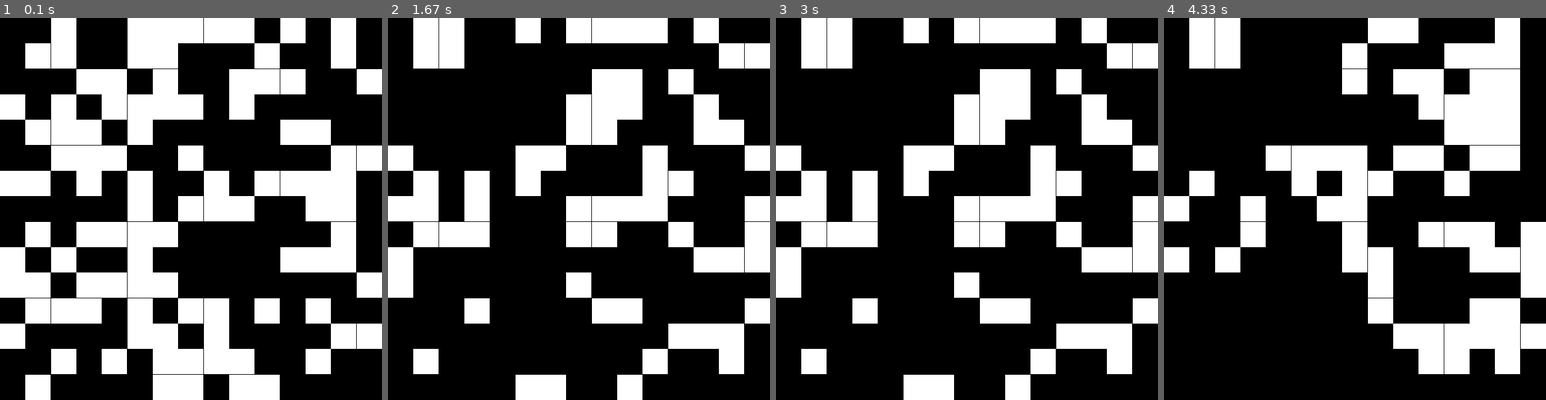
Above: before the commit, frames 1-4 (left to right).
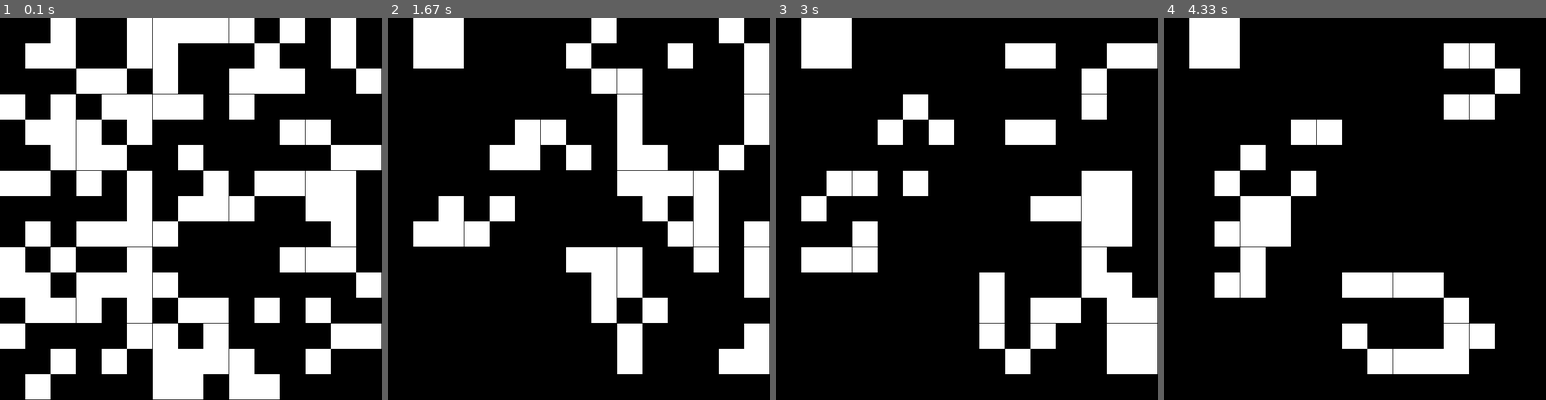
Above: after the commit, the same moments.

Repository: mea-me/ProjetS2-2026-CMI
Game: pygame game, started from pygameEntrainnement/jeu_de_la_vie_tobladz.py
Same seed, same stepped clock (60 frames per second), same inputs: the game is played once before the commit and once after it.
Inputs:
- Up to frame 1 (0.1 s): no input
- Up to frame 2 (1.67 s): no input
- Up to frame 3 (3 s): no input
- Up to frame 4 (4.33 s): no input

The runs differ from the first frame. In frame 1, 1.3% of the frame differs, in the area x 6-100%, y 0-100%; in frame 2, 33%; in frame 3, 35%, in the area x 0-100%, y 0-100%; in frame 4, 30%.

Commit message:
Fix : optimisation

Diff:
--- a/pygameEntrainnement/jeu_de_la_vie_tobladz.py
+++ b/pygameEntrainnement/jeu_de_la_vie_tobladz.py
@@ -160,11 +160,12 @@
     for i in range(len(tableautest)):
         for I in range(len(tableautest[0])):
             if tableautest[i][I] == 1:
-                screen.blit(pygame.transform.scale(pygam …(267 unchanged characters)…
+                #screen.blit(pygame.transform.scale(pygam …(267 unchanged characters)…
+                pygame.draw.rect(screen,(255,255,255),pygame.Rect(i*(650/n),I*(650/n),650/n,650/n))
 
     t+=1
 
-    if t == 90:
+    if t == 30:
         tableautest = jeu_de_la_vie(tableautest)
         t = 0
 
